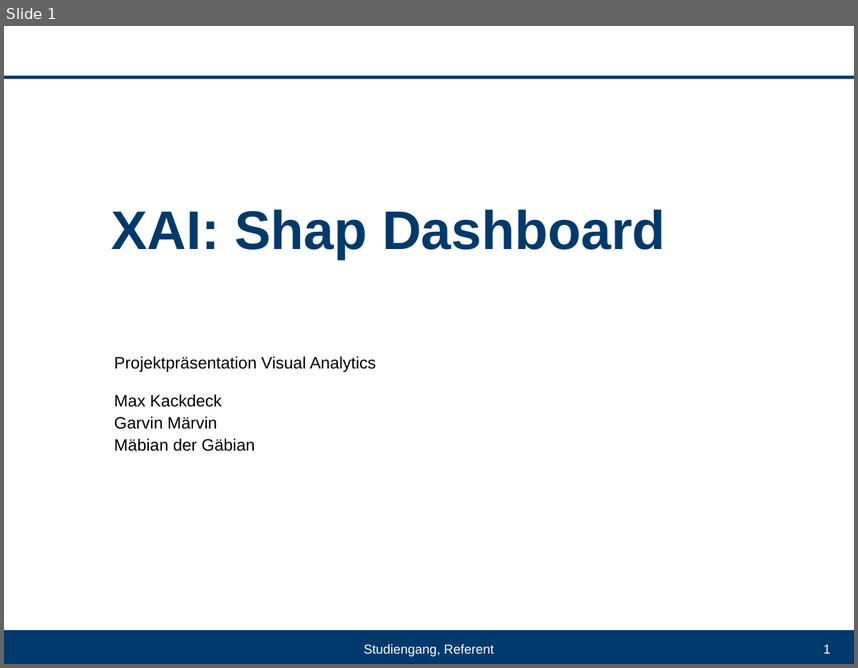
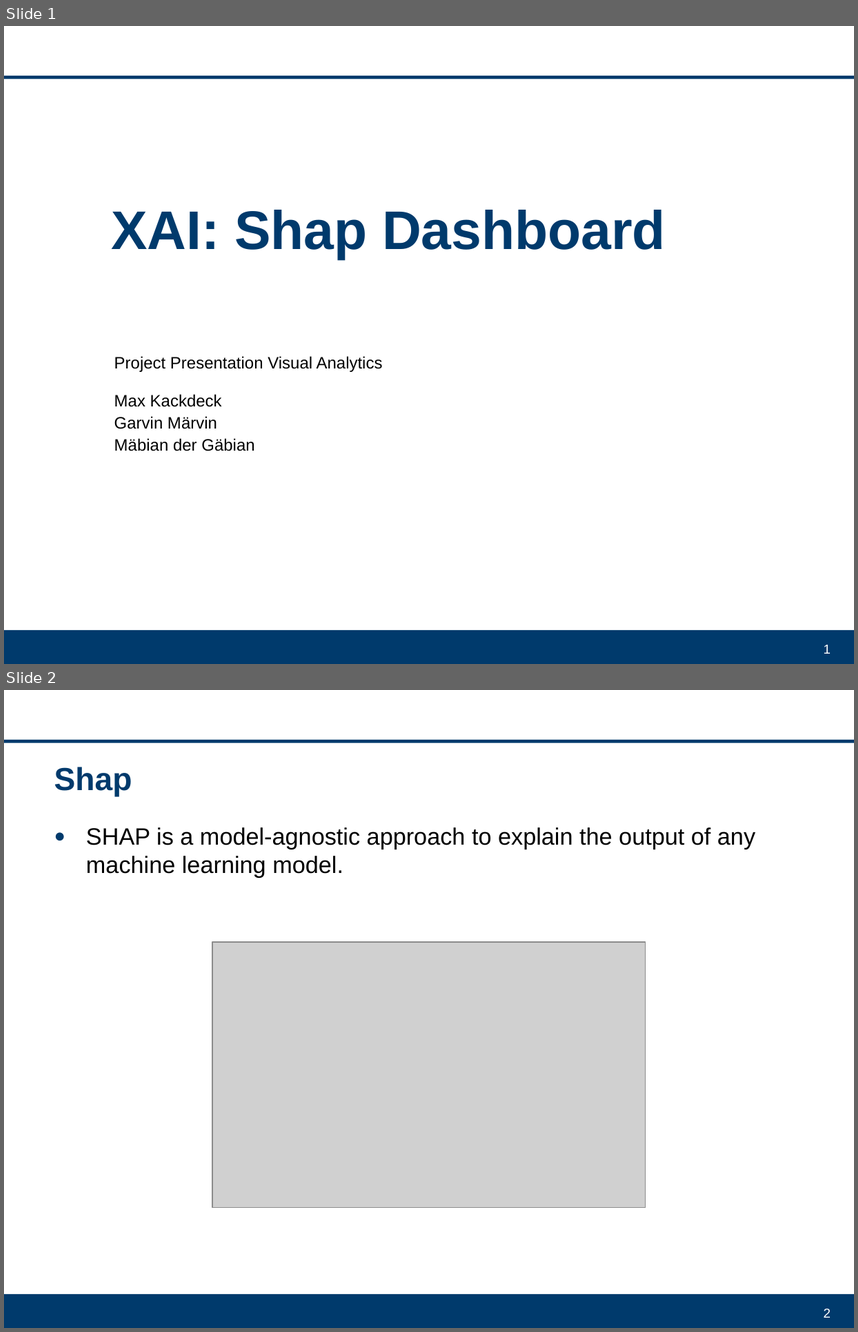
Before and after one commit to DrFab1/va_explainable_ai, a slide deck: VA_Projekt.ppt. Shown one above the other, each under a label of ours: slide 1 before the commit, slides 1 and 2 after it. The pictures are 858x668 and 858x1332 pixels, drawn with LibreOffice and Linux fonts; fonts in the diff are those of the drawing; grey boxes stand for pictures; background and template pictures are left out. Boxes give left, top, right and bottom in pixels: in the first picture for what was removed or moved away, otherwise in the second. Text is boxed around its words. In the diff, an @@ line names an element or a change of style, - is before the commit and + after.

```diff
--- a/VA_Projekt.ppt
+++ b/VA_Projekt.ppt
@@ slide 2 added at [4,690,854,1328], background #FFFFFF; not listed: 2 template elements that a slide beside it also shows @@
@@ title added at [54,767,132,796], 27 pt, text #003A6C, bold @@
+Shap
@@ text added at [86,827,755,878], 20 pt, text #000000 @@
+● SHAP is a model-agnostic approach to explain the output of any machine learning model.
@@ picture added at [212,942,646,1207] @@
@@ page number added at [824,1308,831,1317], 11 pt, text #FFFFFF @@
+2
@@ slide 1 changed as well @@
@@ subtitle at [114,356,383,372]: text changed @@
-Projektpräsentation Visual Analytics
+Project Presentation Visual Analytics
@@ text removed at [363,644,494,656] @@
-Studiengang, Referent
```
Also in this commit, not shown: 1 other slide changed, 3 other slides added, 3 slides removed.
